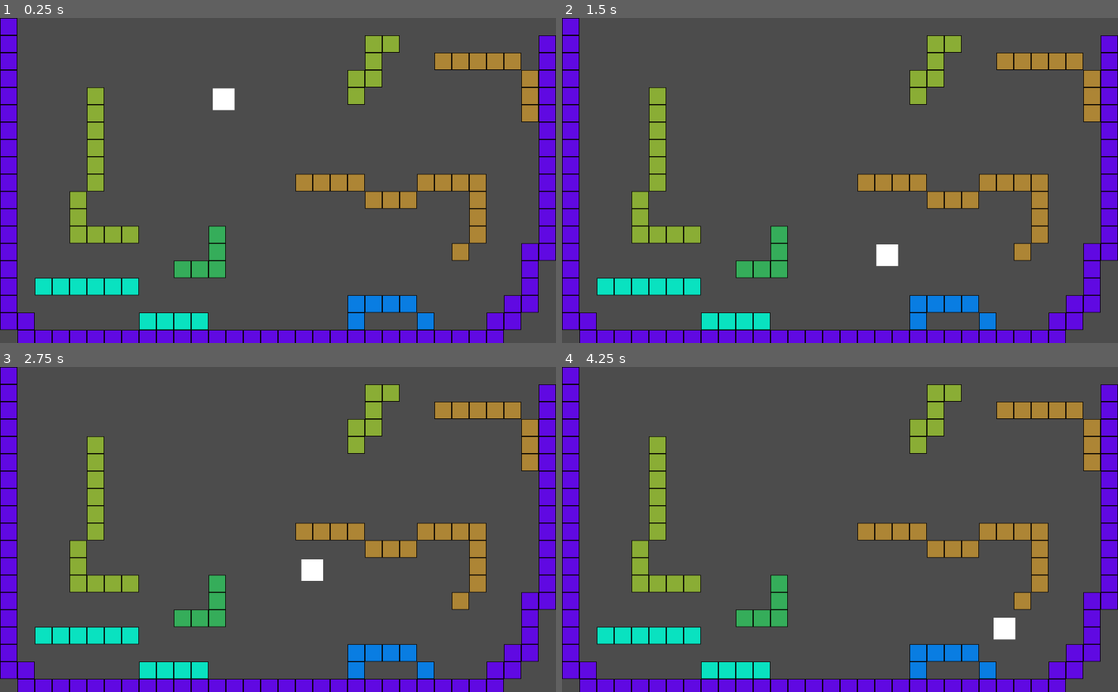
Above: before the commit, frames 1-4 (two rows, left to right).
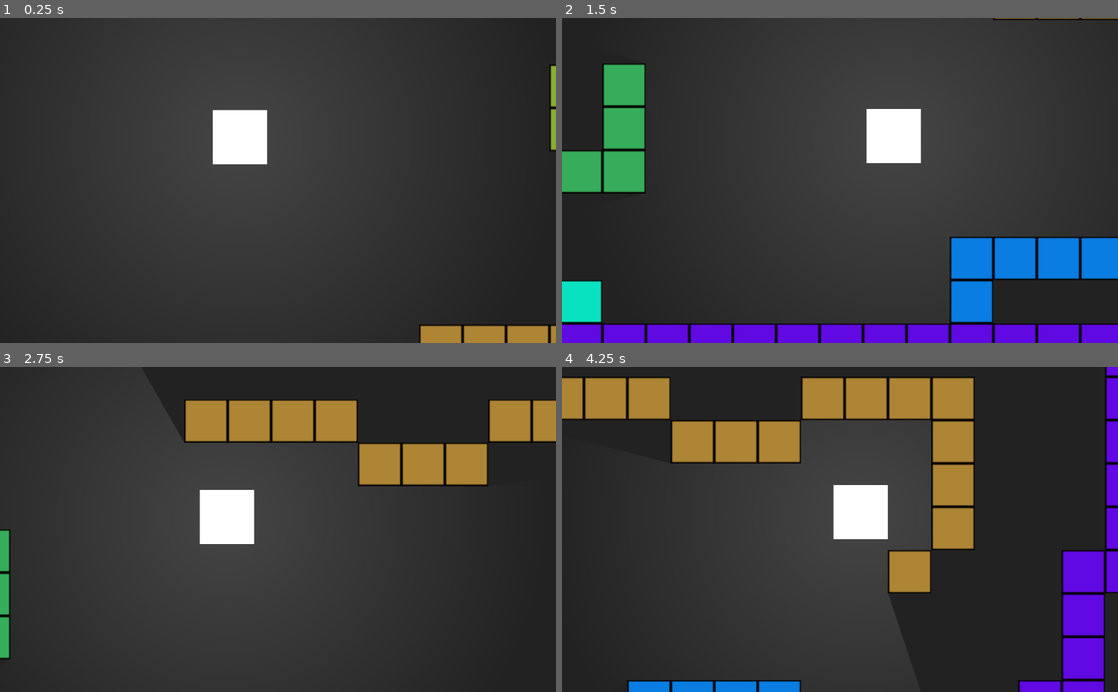
Above: after the commit, the same moments.

Repository: sSolal/GameJam
Game: Godot game, scene res://Main.tscn
The game is run twice, just before and just after one commit, with the same random seed, the same clock (stepped at 60 frames per second) and the same inputs.
Inputs:
- Up to frame 1 (0.25 s): no input
- Up to frame 2 (1.5 s): hold Right (ui_right) from 0.53 s (still down); tap Up (ui_up) at 0.6, 0.77, 1.07, 1.35 s
- Up to frame 3 (2.75 s): tap Up (ui_up) at 1.52, 1.82, 2.1 s; release Right (ui_right) at 2.03 s; hold Left (ui_left) from 2.03 s (still down)
- Up to frame 4 (4.25 s): release Left (ui_left) at 2.78 s; hold Right (ui_right) from 2.78 s (still down); tap Up (ui_up) at 2.85, 3.02, 3.32, 3.6, 3.77, 4.07 s

The runs differ from the first frame. In frame 1, 64% of the frame differs, in the area x 0-100%, y 0-100%; in frame 2, 62%; in frame 3, 69%; in frame 4, 76%.

Commit message:
Ajouté lumière stylées et caméra

Diff:
--- /dev/null
+++ b/Camera2D.gd
@@ -0,0 +1,14 @@
+extends Camera2D
+
+# Declare member variables here. Examples:
+# var a = 2
+# var b = "text"
+export (NodePath) var PlayerPath
+var player
+# Called when the node enters the scene tree for the first time.
+func _ready():
+	player = get_node(PlayerPath)
+
+# Called every frame. 'delta' is the elapsed time since the previous frame.
+func _process(delta):
+	position = player.position
--- a/Main.tscn
+++ b/Main.tscn
@@ -1,15 +1,32 @@
-[gd_scene load_steps=3 format=2]
+[gd_scene load_steps=4 format=2]
 
 [ext_resource path="res://Player.tscn" type="PackedScene" id=1]
-[ext_resource path="res://TileSet.tres" type="TileSet" id=2]
+[ext_resource path="res://Camera2D.gd" type="Script" id=2]
+[ext_resource path="res://TileSet.tres" type="TileSet" id=3]
 
 [node name="Node" type="Node"]
+
+[node name="Background" type="ColorRect" parent="."]
+margin_right = 1024.0
+margin_bottom = 600.0
+color = Color( 0.137255, 0.137255, 0.137255, 1 )
 
 [node name="Player" parent="." instance=ExtResource( 1 )]
 position = Vector2( 412, 117 )
 
+[node name="Camera2D" type="Camera2D" parent="."]
+position = Vector2( 506.672, 302.186 )
+current = true
+zoom = Vector2( 0.4, 0.4 )
+smoothing_enabled = true
+script = ExtResource( 2 )
+PlayerPath = NodePath("../Player")
+
 [node name="TileMap" type="TileMap" parent="."]
-tile_set = ExtResource( 2 )
+tile_set = ExtResource( 3 )
 cell_size = Vector2( 32, 32 )
 format = 1
-tile_data = PoolIntArray( 0, 0, 0, 65536, 0, 0, 65557, 4, 0, …(313 unchanged characters)… , 5, 0, 327711, 0, 0, 393216, 0, 0, 393221, 4, 0, 393247, 0, 0, 458752, 0, 0, 458757, 4, 0, 458783, 0, 0, 524288, 0, 0, 524293, 4, 0, 524319, 0, 0, 589824, 0, 0, 589829, 4, 0, 589841, 5, 0, 589842, 5, 0, 589843, 5, 0, 589844, 5, 0, 589848, 5, 0, 589849, 5, 0, 589850, 5, 0, 589851, 5, 0, 589855, 0, 0, 655360, 0, 0, 655364, 4, 0, 655381, 5, 0, 655382, 5, 0, 655383, 5, 0, 655387, 5, 0, 655391, 0, 0, 720896, 0, 0, 720900, 4, 0, 720923, 5, 0, 720927, 0, 0, 786432, 0, 0, 786436, 4, 0, 786437, 4, 0, 786438, 4, 0, 786439, 4, 0, 786444, 3, 0, 7864 …(951 unchanged characters)…
+tile_data = PoolIntArray( 0, 0, 0, 65536, 0, 0, 65557, 4, 0, …(313 unchanged characters)… , 5, 0, 327711, 0, 0, 393216, 0, 0, 393247, 0, 0, 458752, 0, 0, 458783, 0, 0, 524288, 0, 0, 524319, 0, 0, 589824, 0, 0, 589841, 5, 0, 589842, 5, 0, 589843, 5, 0, 589844, 5, 0, 589848, 5, 0, 589849, 5, 0, 589850, 5, 0, 589851, 5, 0, 589855, 0, 0, 655360, 0, 0, 655364, 4, 0, 655381, 5, 0, 655382, 5, 0, 655383, 5, 0, 655387, 5, 0, 655391, 0, 0, 720896, 0, 0, 720900, 4, 0, 720923, 5, 0, 720927, 0, 0, 786432, 0, 0, 786436, 4, 0, 786437, 4, 0, 786439, 4, 0, 786444, 3, 0, 7864 …(951 unchanged characters)…
+__meta__ = {
+"_edit_lock_": true
+}
--- a/Player.gd
+++ b/Player.gd
@@ -7,6 +7,8 @@
 var gravity = 981*2
 var speed = 200
 var jumpForce = 500
+var sideJumpForce = 320
+var flag = false
 # Called when the node enters the scene tree for the first time.
 func _ready():
 	pass # Replace with function body.
@@ -15,10 +17,17 @@
 func _process(delta):
 	velocity.y+=981*delta
 	velocity = move_and_slide(velocity,Vector2(0,-1))
-	velocity.x = 0
-	if Input.is_action_pressed("ui_left"):
+	velocity.x = velocity.x*0.95
+	if Input.is_action_pressed("ui_left") and not flag:
 		velocity.x = -speed
-	if Input.is_action_pressed("ui_right"):
+	if Input.is_action_pressed("ui_right") and not flag:
 		velocity.x = speed
-	if is_on_floor() and Input.is_action_just_pressed("ui_up"):
-		velocity.y=-jumpForce
+	if Input.is_action_just_pressed("ui_up"):
+		if is_on_floor():
+			velocity.y=-jumpForce
+		elif is_on_wall():
+			velocity.y=-sideJumpForce
+			velocity.x=sideJumpForce
+			flag = true
+	if is_on_floor() or Input.is_action_just_pressed("ui_left") or Input.is_action_just_pressed("ui_right"):
+		flag = false
--- a/Player.tscn
+++ b/Player.tscn
@@ -1,6 +1,7 @@
-[gd_scene load_steps=3 format=2]
+[gd_scene load_steps=4 format=2]
 
 [ext_resource path="res://Player.gd" type="Script" id=1]
+[ext_resource path="res://Ressources/light.png" type="Texture" id=2]
 
 [sub_resource type="RectangleShape2D" id=1]
 extents = Vector2( 20, 20 )
@@ -16,3 +17,7 @@
 
 [node name="CollisionShape2D" type="CollisionShape2D" parent="."]
 shape = SubResource( 1 )
+
+[node name="Light2D" type="Light2D" parent="."]
+texture = ExtResource( 2 )
+shadow_enabled = true
--- a/TileSet.tres
+++ b/TileSet.tres
@@ -1,23 +1,41 @@
-[gd_resource type="TileSet" load_steps=8 format=2]
+[gd_resource type="TileSet" load_steps=14 format=2]
 
 [ext_resource path="res://Ressources/tmp_tilemap.png" type="Texture" id=1]
 
-[sub_resource type="ConvexPolygonShape2D" id=1]
-points = PoolVector2Array( 16, -16, 16, 16, -16, 16, -16, -16 )
+[sub_resource type="OccluderPolygon2D" id=1]
+polygon = PoolVector2Array( -16, -16, 16, -16, 16, 16, -16, 16 )
 
 [sub_resource type="ConvexPolygonShape2D" id=2]
 points = PoolVector2Array( 16, -16, 16, 16, -16, 16, -16, -16 )
 
-[sub_resource type="ConvexPolygonShape2D" id=3]
-points = PoolVector2Array( 16, -16, 16, 16, -16, 16, -16, -16 )
+[sub_resource type="OccluderPolygon2D" id=3]
+polygon = PoolVector2Array( -16, -16, 16, -16, 16, 16, -16, 16 )
 
 [sub_resource type="ConvexPolygonShape2D" id=4]
 points = PoolVector2Array( 16, -16, 16, 16, -16, 16, -16, -16 )
 
-[sub_resource type="ConvexPolygonShape2D" id=5]
+[sub_resource type="OccluderPolygon2D" id=5]
+polygon = PoolVector2Array( -16, -16, 16, -16, 16, 16, -16, 16 )
+
+[sub_resource type="ConvexPolygonShape2D" id=6]
 points = PoolVector2Array( 16, -16, 16, 16, -16, 16, -16, -16 )
 
-[sub_resource type="ConvexPolygonShape2D" id=6]
+[sub_resource type="OccluderPolygon2D" id=7]
+polygon = PoolVector2Array( -16, -16, 16, -16, 16, 16, -16, 16 )
+
+[sub_resource type="ConvexPolygonShape2D" id=8]
+points = PoolVector2Array( 16, -16, 16, 16, -16, 16, -16, -16 )
+
+[sub_resource type="OccluderPolygon2D" id=9]
+polygon = PoolVector2Array( -16, -16, 16, -16, 16, 16, -16, 16 )
+
+[sub_resource type="ConvexPolygonShape2D" id=10]
+points = PoolVector2Array( 16, -16, 16, 16, -16, 16, -16, -16 )
+
+[sub_resource type="OccluderPolygon2D" id=11]
+polygon = PoolVector2Array( -16, -16, 16, -16, 16, 16, -16, 16 )
+
+[sub_resource type="ConvexPolygonShape2D" id=12]
 points = PoolVector2Array( 16, -16, 16, 16, -16, 16, -16, -16 )
 
 [resource]
@@ -28,12 +46,13 @@
 0/region = Rect2( 0, 0, 32, 32 )
 0/tile_mode = 0
 0/occluder_offset = Vector2( 16, 16 )
+0/occluder = SubResource( 1 )
 0/navigation_offset = Vector2( 16, 16 )
 0/shapes = [ {
 "autotile_coord": Vector2( 0, 0 ),
 "one_way": false,
 "one_way_margin": 1.0,
-"shape": SubResource( 1 ),
+"shape": SubResource( 2 ),
 "shape_transform": Transform2D( 1, 0, 0, 1, 16, 16 )
 } ]
 0/z_index = 0
@@ -44,12 +63,13 @@
 1/region = Rect2( 32, 0, 32, 32 )
 1/tile_mode = 0
 1/occluder_offset = Vector2( 16, 16 )
+1/occluder = SubResource( 3 )
 1/navigation_offset = Vector2( 16, 16 )
 1/shapes = [ {
 "autotile_coord": Vector2( 0, 0 ),
 "one_way": false,
 "one_way_margin": 1.0,
-"shape": SubResource( 2 ),
+"shape": SubResource( 4 ),
 "shape_transform": Transform2D( 1, 0, 0, 1, 16, 16 )
 } ]
 1/z_index = 0
@@ -60,12 +80,13 @@
 2/region = Rect2( 0, 32, 32, 32 )
 2/tile_mode = 0
 2/occluder_offset = Vector2( 16, 16 )
+2/occluder = SubResource( 5 )
 2/navigation_offset = Vector2( 16, 16 )
 2/shapes = [ {
 "autotile_coord": Vector2( 0, 0 ),
 "one_way": false,
 "one_way_margin": 1.0,
-"shape": SubResource( 3 ),
+"shape": SubResource( 6 ),
 "shape_transform": Transform2D( 1, 0, 0, 1, 16, 16 )
 } ]
 2/z_index = 0
@@ -76,12 +97,13 @@
 3/region = Rect2( 32, 32, 32, 32 )
 3/tile_mode = 0
 3/occluder_offset = Vector2( 16, 16 )
+3/occluder = SubResource( 7 )
 3/navigation_offset = Vector2( 16, 16 )
 3/shapes = [ {
 "autotile_coord": Vector2( 0, 0 ),
 "one_way": false,
 "one_way_margin": 1.0,
-"shape": SubResource( 4 ),
+"shape": SubResource( 8 ),
 "shape_transform": Transform2D( 1, 0, 0, 1, 16, 16 )
 } ]
 3/z_index = 0
@@ -92,12 +114,13 @@
 4/region = Rect2( 0, 64, 32, 32 )
 4/tile_mode = 0
 4/occluder_offset = Vector2( 16, 16 )
+4/occluder = SubResource( 9 )
 4/navigation_offset = Vector2( 16, 16 )
 4/shapes = [ {
 "autotile_coord": Vector2( 0, 0 ),
 "one_way": false,
 "one_way_margin": 1.0,
-"shape": SubResource( 5 ),
+"shape": SubResource( 10 ),
 "shape_transform": Transform2D( 1, 0, 0, 1, 16, 16 )
 } ]
 4/z_index = 0
@@ -108,12 +131,13 @@
 5/region = Rect2( 32, 64, 32, 32 )
 5/tile_mode = 0
 5/occluder_offset = Vector2( 16, 16 )
+5/occluder = SubResource( 11 )
 5/navigation_offset = Vector2( 16, 16 )
 5/shapes = [ {
 "autotile_coord": Vector2( 0, 0 ),
 "one_way": false,
 "one_way_margin": 1.0,
-"shape": SubResource( 6 ),
+"shape": SubResource( 12 ),
 "shape_transform": Transform2D( 1, 0, 0, 1, 16, 16 )
 } ]
 5/z_index = 0
--- a/Tilemap_source.tscn
+++ b/Tilemap_source.tscn
@@ -1,6 +1,10 @@
-[gd_scene load_steps=2 format=2]
+[gd_scene load_steps=3 format=2]
 
 [ext_resource path="res://Ressources/tmp_tilemap.png" type="Texture" id=1]
+
+[sub_resource type="OccluderPolygon2D" id=1]
+cull_mode = 1
+polygon = PoolVector2Array( -16, -16, 16, -16, 16, 16, -16, 16 )
 
 [node name="Tilemap_source" type="Node2D"]
 
@@ -13,6 +17,9 @@
 
 [node name="CollisionPolygon2D" type="CollisionPolygon2D" parent="tmp_tilemap/StaticBody2D"]
 polygon = PoolVector2Array( 16, -16, 16, 16, -16, 16, -16, -16 )
+
+[node name="LightOccluder2D" type="LightOccluder2D" parent="tmp_tilemap"]
+occluder = SubResource( 1 )
 
 [node name="tmp_tilemap2" type="Sprite" parent="."]
 editor/display_folded = true
Binary file added: Ressources/light.png
Not shown, added: Ressources/light.png.import
